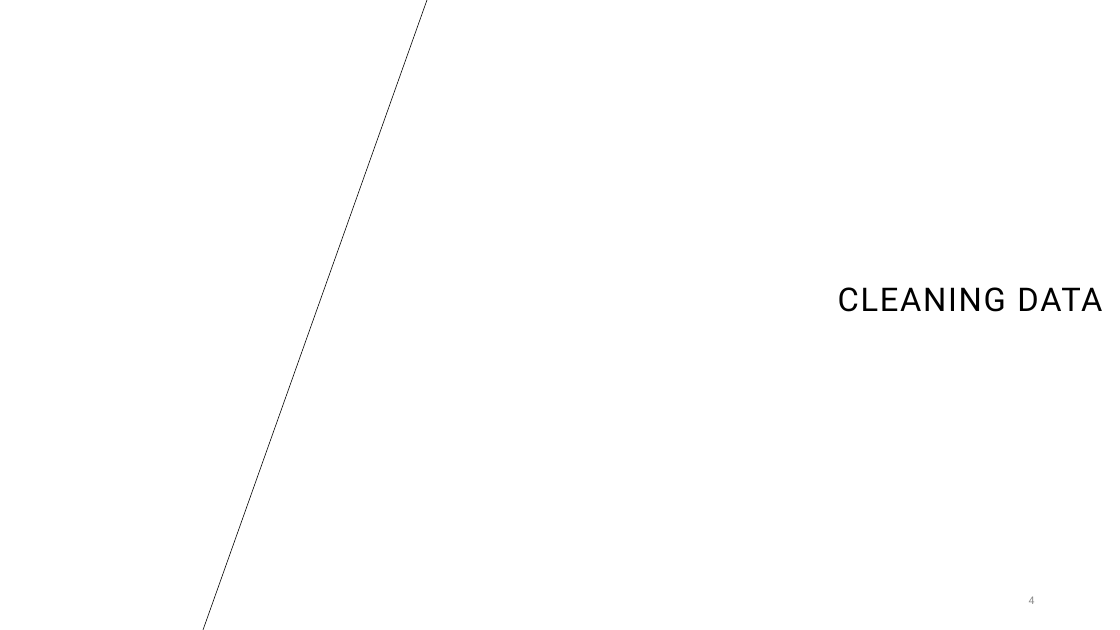
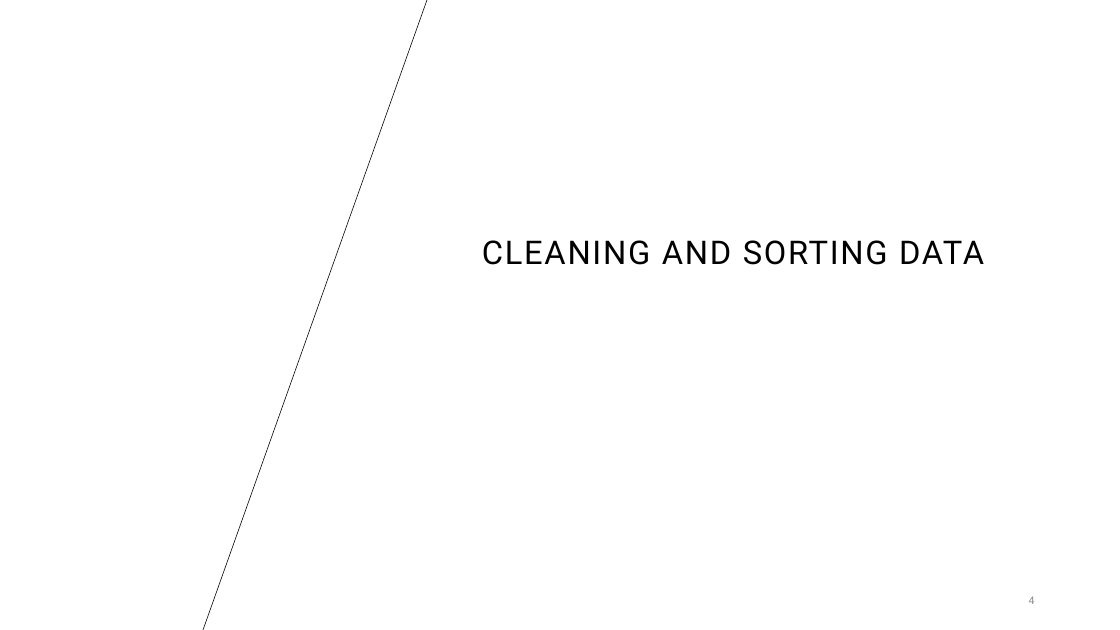
Before and after one commit to Asalvs/Melbourne_Property_Market, a slide deck: slide 4 of visuals/Powerpoint presentation.pptx. Drawn at 1120x630 pixels with LibreOffice and Linux fonts; fonts in the diff are those of the drawing; background and template pictures are left out. Boxes give left, top, right and bottom in pixels: in the first picture for what was removed or moved away, otherwise in the second. Text is boxed around its words. In the diff, an @@ line names an element or a change of style, - is before the commit and + after.

```diff
--- a/visuals/Powerpoint presentation.pptx
+++ b/visuals/Powerpoint presentation.pptx
@@ title at <box>482,240,984,265</box>: text changed @@
-CLEANING DATA
+CLEANING AND SORTING DATA
```
Also in this commit, not shown: 3 other slides changed, 1 slide added, 2 other files.
